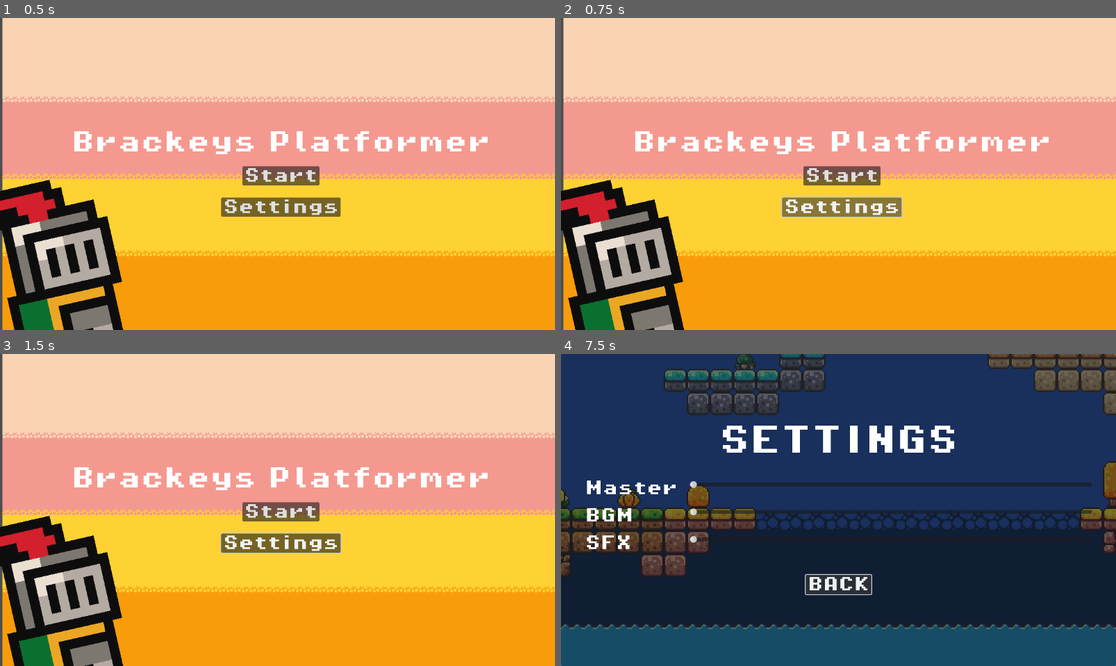
Above: before the commit, frames 1-4 (two rows, left to right).
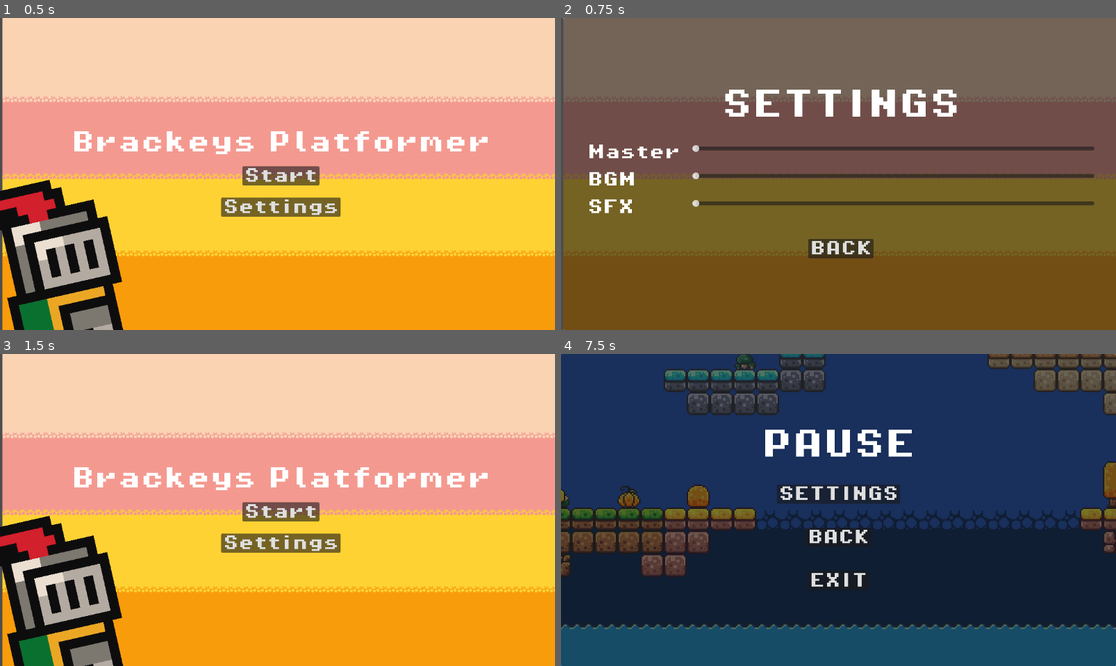
Above: after the commit, the same moments.

Repository: Yncy0/Platformer-2D
Game: Godot game, scene res://scene/gui/menu/starting_menu.tscn
Two runs of this game, one before a commit and one after it. Both use one fixed random seed, a clock stepped at 60 frames per second and the inputs below.
Inputs (mouse positions are in pixels of both pictures, inside the frame that each line leads up to):
- Up to frame 1 (0.5 s): no input
- Up to frame 2 (0.75 s): click "Settings" at 0.5 s
- Up to frame 3 (1.5 s): click (277, 584) at 1.25 s, where only the run after the commit has a clickable "BACK"
- Up to frame 4 (7.5 s): click "Start" at 2 s; hold D (move_right) 2.78-4.28 s; tap Space (jump) at 3.02, 3.77, 5.27, 6.02 s; hold A (move_left) 4.28-5.03 s; hold D (move_right) 5.03-6.5 s; tap Escape (pause) at 6.4 s; click "SETTINGS" at 6.5 s; click "BACK" at 7.25 s

Frame 1 is identical in both runs. In frame 2, 98% of the frame differs, in the area x 0-100%, y 0-100%; in frame 3, 0.2%; in frame 4, 6.6%.

Commit message:
finished buttons functionality -> settings menu

Diff:
--- a/scene/gui/menu/pause_menu.tscn
+++ b/scene/gui/menu/pause_menu.tscn
@@ -68,9 +68,10 @@
 text = "EXIT
 "
 
-[node name="SettingsMenu" parent="." instance=ExtResource("2_00yht")]
+[node name="SettingsMenu" parent="." node_paths=PackedStringArray("control") instance=ExtResource("2_00yht")]
 visible = false
 layout_mode = 1
+control = NodePath("../PausePanel")
 
 [connection signal="pressed" from="PausePanel/VBoxContainer/SettingsButton" to="." method="_on_settings_button_pressed"]
 [connection signal="pressed" from="PausePanel/VBoxContainer/BackButton" to="." method="_on_back_button_pressed"]
--- a/scene/gui/menu/settings_menu.tscn
+++ b/scene/gui/menu/settings_menu.tscn
@@ -1,6 +1,7 @@
-[gd_scene load_steps=3 format=3 uid="uid://dvqvfg8nxu114"]
+[gd_scene load_steps=4 format=3 uid="uid://dvqvfg8nxu114"]
 
 [ext_resource type="FontFile" uid="uid://dmb0vqloyhf3f" path="res://assets/brackeys_platformer_assets/fonts/PixelOperator8-Bold.ttf" id="1_0mj4u"]
+[ext_resource type="Script" path="res://script/gui/menu/settings_menu.gd" id="1_bd2fq"]
 [ext_resource type="PackedScene" uid="uid://c5l1ttky5e5fx" path="res://scene/gui/menu/volume_slider.tscn" id="2_4tlt0"]
 
 [node name="SettingsMenu" type="Control"]
@@ -10,6 +11,7 @@
 anchor_bottom = 1.0
 grow_horizontal = 2
 grow_vertical = 2
+script = ExtResource("1_bd2fq")
 
 [node name="Panel" type="Panel" parent="."]
 layout_mode = 1
@@ -91,3 +93,5 @@
 theme_override_fonts/font = ExtResource("1_0mj4u")
 theme_override_font_sizes/font_size = 32
 text = "BACK"
+
+[connection signal="pressed" from="Panel/MarginContainer/VBoxContainer/BackButton" to="." method="_on_back_button_pressed"]
--- a/scene/gui/menu/starting_menu.tscn
+++ b/scene/gui/menu/starting_menu.tscn
@@ -22,7 +22,52 @@
 format = 2
 layer_0/tile_data = PackedInt32Array(65536, 65537, 9, 131072, 65537, 9, 196608, 65537, 9, 262144, 65537, 9, 327680, 655 …(56715 unchanged characters)…
 
-[node name="Sprite2D" type="Sprite2D" parent="."]
+[node name="Control" type="Control" parent="."]
+layout_mode = 1
+anchors_preset = 15
+anchor_right = 1.0
+anchor_bottom = 1.0
+grow_horizontal = 2
+grow_vertical = 2
+
+[node name="VBoxContainer" type="VBoxContainer" parent="Control"]
+layout_mode = 1
+anchors_preset = 8
+anchor_left = 0.5
+anchor_top = 0.5
+anchor_right = 0.5
+anchor_bottom = 0.5
+offset_left = -433.0
+offset_top = -89.0
+offset_right = 437.0
+offset_bottom = 89.0
+grow_horizontal = 2
+grow_vertical = 2
+theme_override_constants/separation = 25
+
+[node name="Label" type="Label" parent="Control/VBoxContainer"]
+layout_mode = 2
+theme_override_fonts/font = ExtResource("5_bqo82")
+theme_override_font_sizes/font_size = 48
+text = "Brackeys Platformer"
+
+[node name="StartButton" type="Button" parent="Control/VBoxContainer"]
+layout_mode = 2
+size_flags_horizontal = 4
+size_flags_vertical = 4
+theme_override_fonts/font = ExtResource("5_bqo82")
+theme_override_font_sizes/font_size = 32
+text = "Start"
+
+[node name="SettingsButton" type="Button" parent="Control/VBoxContainer"]
+layout_mode = 2
+size_flags_horizontal = 4
+size_flags_vertical = 4
+theme_override_fonts/font = ExtResource("5_bqo82")
+theme_override_font_sizes/font_size = 32
+text = "Settings"
+
+[node name="Sprite2D" type="Sprite2D" parent="Control"]
 position = Vector2(127, 555)
 rotation = -0.223059
 scale = Vector2(20, 20)
@@ -30,45 +75,10 @@
 region_enabled = true
 region_rect = Rect2(0, 0, 32, 40)
 
-[node name="VBoxContainer" type="VBoxContainer" parent="."]
-layout_mode = 1
-anchors_preset = 8
-anchor_left = 0.5
-anchor_top = 0.5
-anchor_right = 0.5
-anchor_bottom = 0.5
-offset_left = -433.0
-offset_top = -80.0
-offset_right = 437.0
-offset_bottom = 80.0
-grow_horizontal = 2
-grow_vertical = 2
-theme_override_constants/separation = 25
-
-[node name="Label" type="Label" parent="VBoxContainer"]
-layout_mode = 2
-theme_override_fonts/font = ExtResource("5_bqo82")
-theme_override_font_sizes/font_size = 48
-text = "Brackeys Platformer"
-
-[node name="StartButton" type="Button" parent="VBoxContainer"]
-layout_mode = 2
-size_flags_horizontal = 4
-size_flags_vertical = 4
-theme_override_fonts/font = ExtResource("5_bqo82")
-theme_override_font_sizes/font_size = 32
-text = "Start"
-
-[node name="SettingsButton" type="Button" parent="VBoxContainer"]
-layout_mode = 2
-size_flags_horizontal = 4
-size_flags_vertical = 4
-theme_override_fonts/font = ExtResource("5_bqo82")
-theme_override_font_sizes/font_size = 32
-text = "Settings"
-
-[node name="SettingsMenu" parent="." instance=ExtResource("5_n1rha")]
+[node name="SettingsMenu" parent="." node_paths=PackedStringArray("control") instance=ExtResource("5_n1rha")]
 visible = false
 layout_mode = 1
+control = NodePath("../Control")
 
-[connection signal="pressed" from="VBoxContainer/StartButton" to="." method="_on_start_button_pressed"]
+[connection signal="pressed" from="Control/VBoxContainer/StartButton" to="." method="_on_start_button_pressed"]
+[connection signal="pressed" from="Control/VBoxContainer/SettingsButton" to="." method="_on_settings_button_pressed"]
--- /dev/null
+++ b/script/gui/menu/settings_menu.gd
@@ -0,0 +1,14 @@
+extends Control
+
+
+@export var control: Control
+
+
+
+
+func _on_back_button_pressed() -> void:
+	if control != null:
+		control.visible = true
+		self.visible = false
+	else:
+		self.visible = false
--- a/script/gui/menu/starting_menu.gd
+++ b/script/gui/menu/starting_menu.gd
@@ -1,4 +1,8 @@
 extends Control
+
+
+@onready var settings_menu: Control = $SettingsMenu
+@onready var control: Control = $Control
 
 
 var starting_scene = load("res://scene/levels/level_01.tscn")
@@ -6,3 +10,8 @@
 
 func _on_start_button_pressed() -> void:
 	get_tree().call_deferred("change_scene_to_packed", starting_scene)
+
+
+func _on_settings_button_pressed() -> void:
+	settings_menu.visible = true
+	control.visible = false
